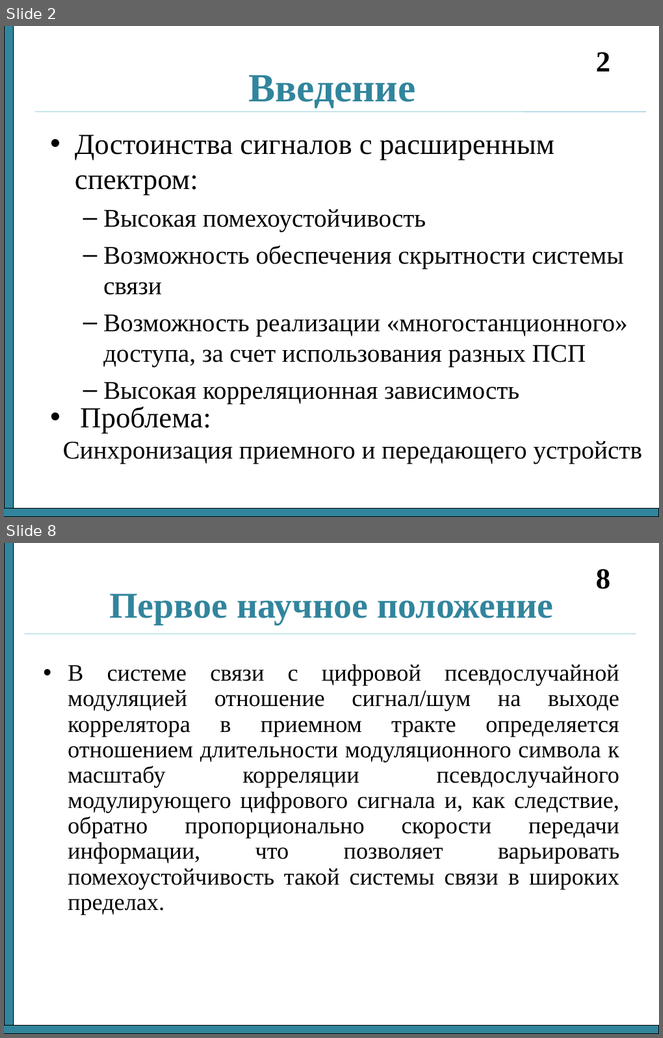
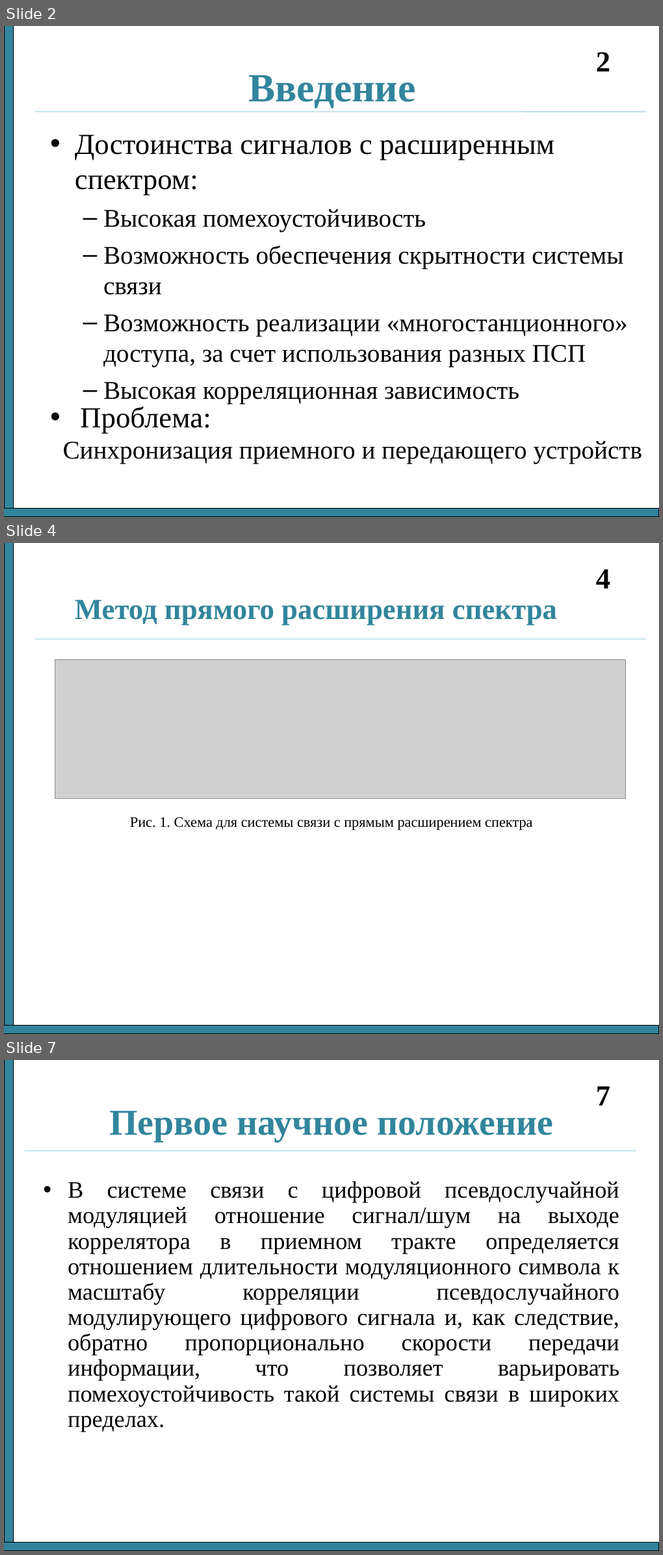
Before and after one commit to nikok94/dissertation, a slide deck: Отчет 3 семестр.ppt. Shown one above the other, each under a label of ours: slides 2 and 8 before the commit, slides 2, 4 and 7 after it; the slides between them are not shown. The pictures are 663x1038 and 663x1555 pixels, drawn with LibreOffice and Linux fonts; fonts in the diff are those of the drawing; grey boxes stand for pictures. Boxes give left, top, right and bottom in pixels: in the first picture for what was removed or moved away, otherwise in the second. Text is boxed around its words. In the diff, an @@ line names an element or a change of style, - is before the commit and + after.

```diff
--- a/Отчет 3 семестр.ppt
+++ b/Отчет 3 семестр.ppt
@@ slide 4 added at box(4, 543, 659, 1034), background #FFFFFF @@
@@ rectangle added at box(4, 543, 14, 1034), fill #31859C, outline #000000 0.74 pt @@
@@ page number added at box(596, 569, 610, 589), 32 pt, text #000000, bold @@
+4
@@ title added at box(75, 600, 557, 626), 32 pt, text #31859C, bold @@
+Метод прямого расширения спектра
@@ line added from (35, 639) to (646, 639), #93CDDD 0.74 pt @@
@@ picture added at box(55, 659, 626, 799) @@
@@ text added at box(130, 817, 532, 830), 16 pt, text #000000 @@
+Рис. 1. Схема для системы связи с прямым расширением спектра
@@ rectangle added at box(4, 1026, 659, 1034), fill #31859C, outline #000000 0.74 pt @@
@@ what was slide 8 is now slide 7 @@
@@ page number at box(596, 1086, 610, 1106): text changed @@
-8
+7
```
Also in this commit, not shown: 3 slides changed, 3 other slides added, 3 other files.
